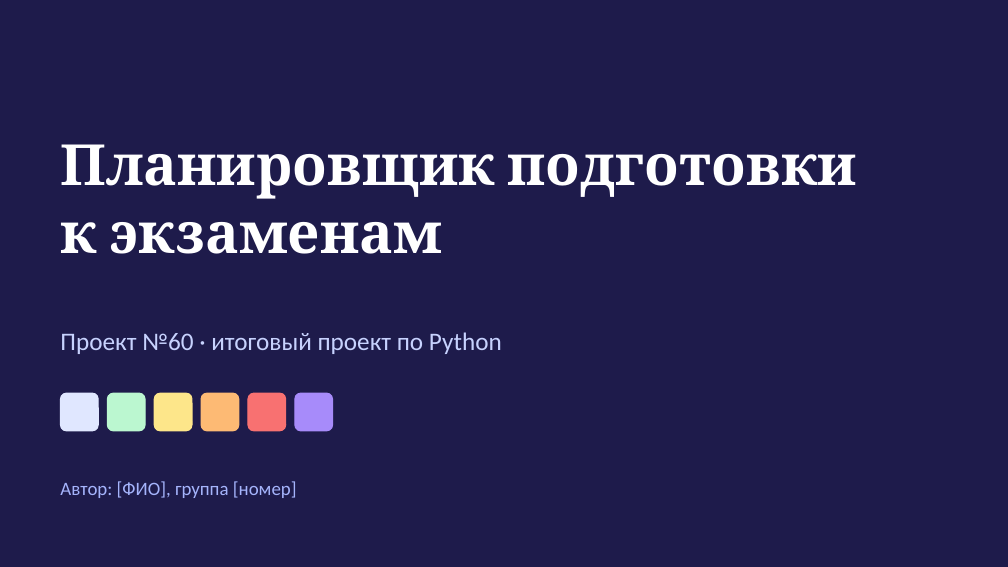
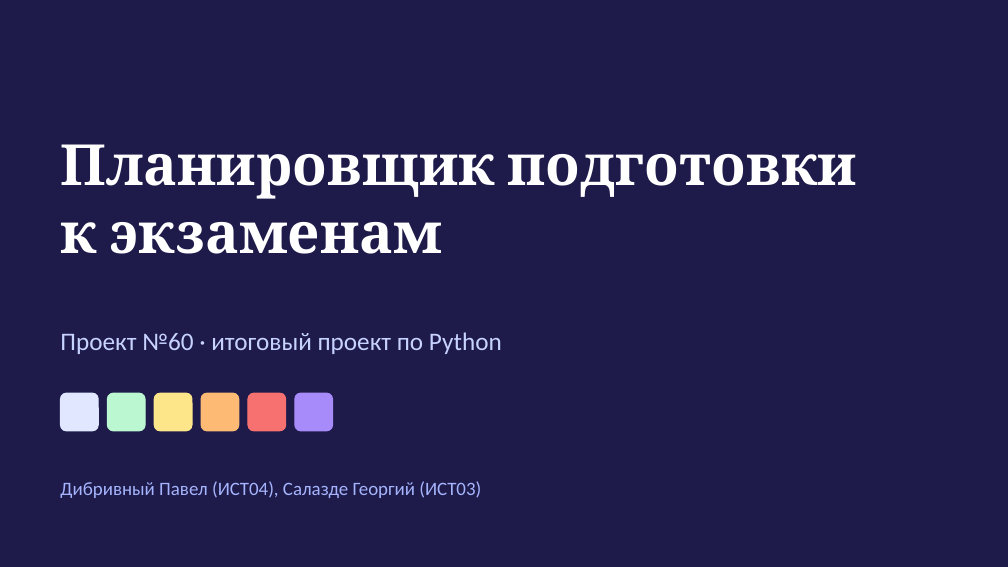
Before and after one commit to leywinkw/exam-planner, a slide deck: slide 1 of docs/Презентация_Планировщик_экзаменов.pptx. Drawn at 1008x567 pixels with LibreOffice and Linux fonts; fonts in the diff are those of the drawing. Boxes give left, top, right and bottom in pixels: in the first picture for what was removed or moved away, otherwise in the second. Text is boxed around its words. In the diff, an @@ line names an element or a change of style, - is before the commit and + after.

```diff
--- a/docs/Презентация_Планировщик_экзаменов.pptx
+++ b/docs/Презентация_Планировщик_экзаменов.pptx
@@ text at (x1=60, y1=481, x2=481, y2=498): text changed @@
-Автор: [ФИО], группа [номер]
+Дибривный Павел (ИСТ04), Салазде Георгий (ИСТ03)
```
Also in this commit, not shown: 8 other slides changed, 14 other files.
